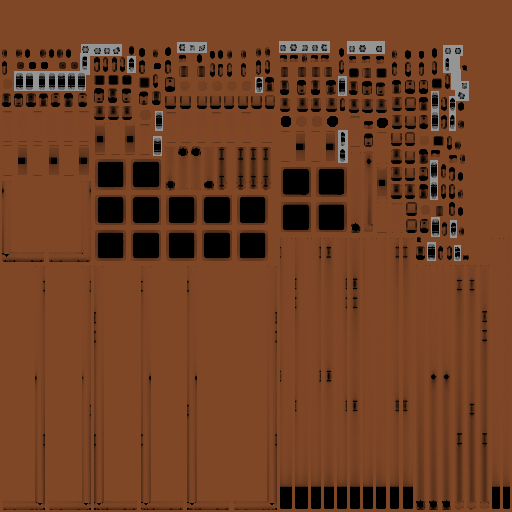
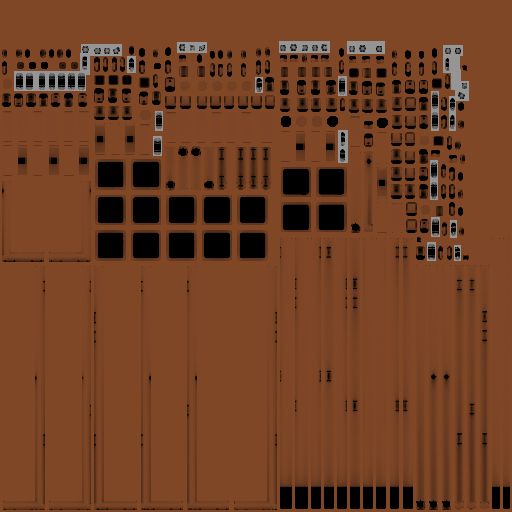
Layered file, before and after one edit (512px x 512px). Changes by layer:
painted on "PGA_DKGantry_CommonMount1t.png" over [left=2, top=252, right=277, bottom=510]
